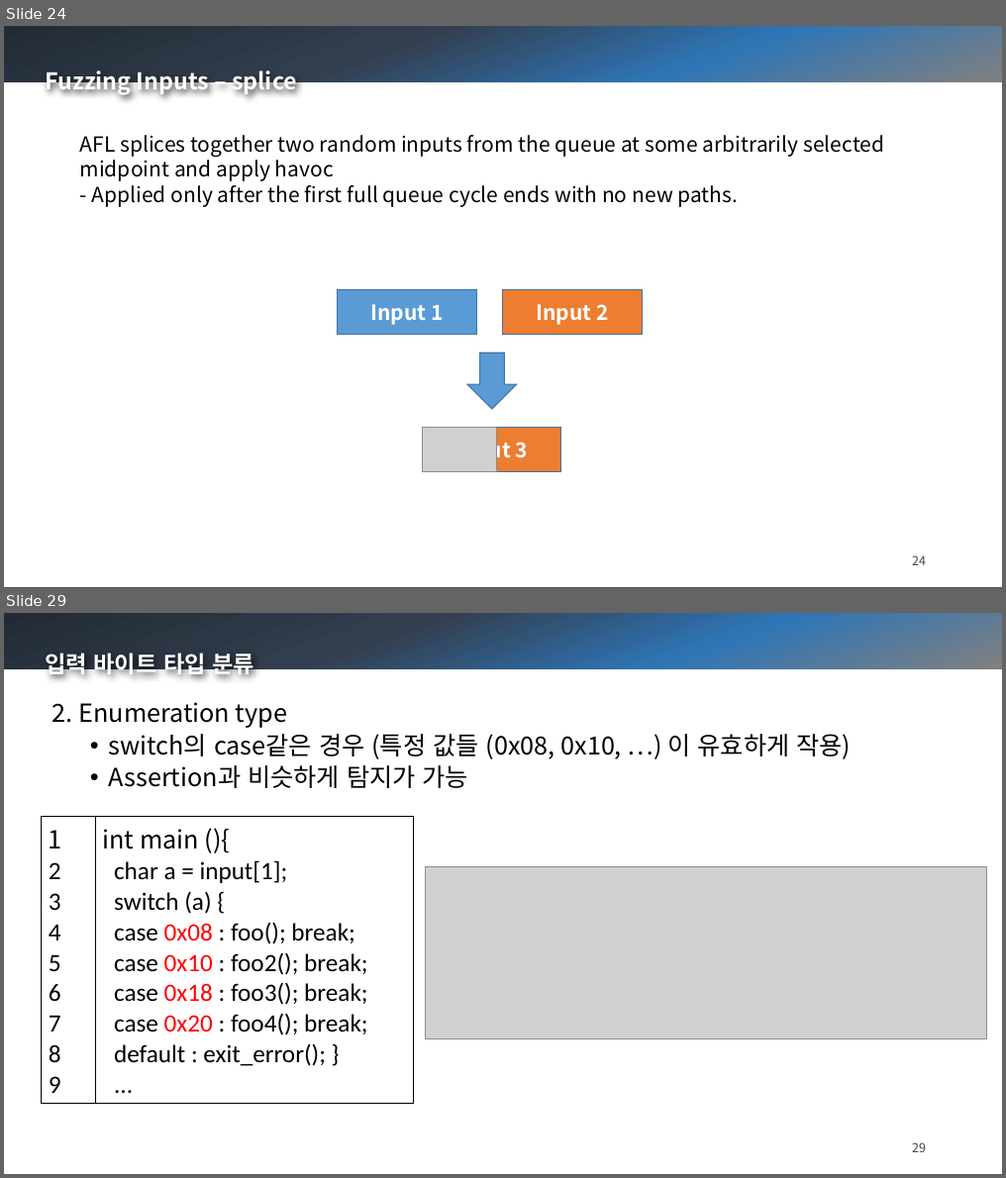
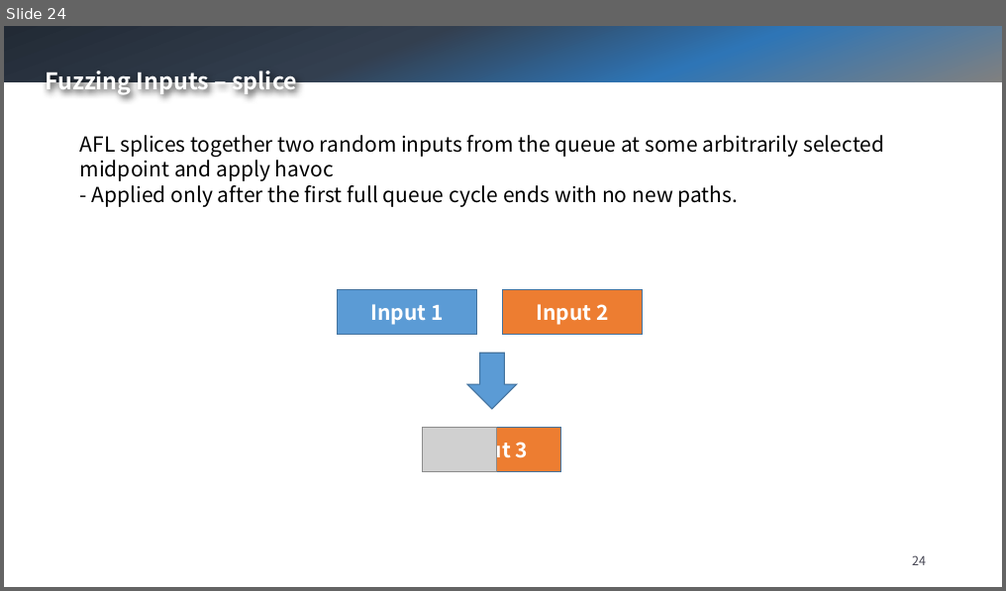
Before and after one commit to swtv-kaist/cs458-spring24, a slide deck: 4-fuzzing/lec41-intro-to-afl++-v2.pptx. Shown one above the other, each under a label of ours: slides 24 and 29 before the commit, slide 24 after it; the slides between them are not shown. The pictures are 1006x1178 and 1006x591 pixels, drawn with LibreOffice and Linux fonts; fonts in the diff are those of the drawing; grey boxes stand for pictures; background and template pictures are left out. Boxes give left, top, right and bottom in pixels: in the first picture for what was removed or moved away, otherwise in the second. Text is boxed around its words. In the diff, an @@ line names an element or a change of style, - is before the commit and + after.

```diff
--- a/4-fuzzing/lec41-intro-to-afl++-v2.pptx
+++ b/4-fuzzing/lec41-intro-to-afl++-v2.pptx
@@ slide 29 removed at [4, 613, 1002, 1174], background picture (left out); not listed: 1 template element that a slide beside it also shows @@
@@ text removed at [45, 649, 254, 678] @@
-입력 바이트 타입 분류
@@ text removed at [53, 702, 851, 788] @@
-2. Enumeration type
-  • switch의 case같은 경우 (특정 값들 (0x08, 0x10, …) 이 유효하게 작용)
-  • Assertion과 비슷하게 탐지가 가능
@@ table removed at [41, 817, 414, 1097], 1 rows, 2 columns @@
-1 / 2 / 3 / 4 / 5 / 6 / 7 / 8 / 9 | int main (){ / char a = input[1]; / switch (a) { / case 0x08 : foo(); break; / case 0x10 : foo2(); break; / case 0x18 : foo3(); break; / case 0x20 : foo4(); break; / default : exit_error(); } / ...
@@ picture removed at [426, 866, 987, 1039] @@
@@ page number removed at [912, 1143, 926, 1153] @@
-29
```
Also in this commit, not shown: 18 other slides removed, 1 other file.
